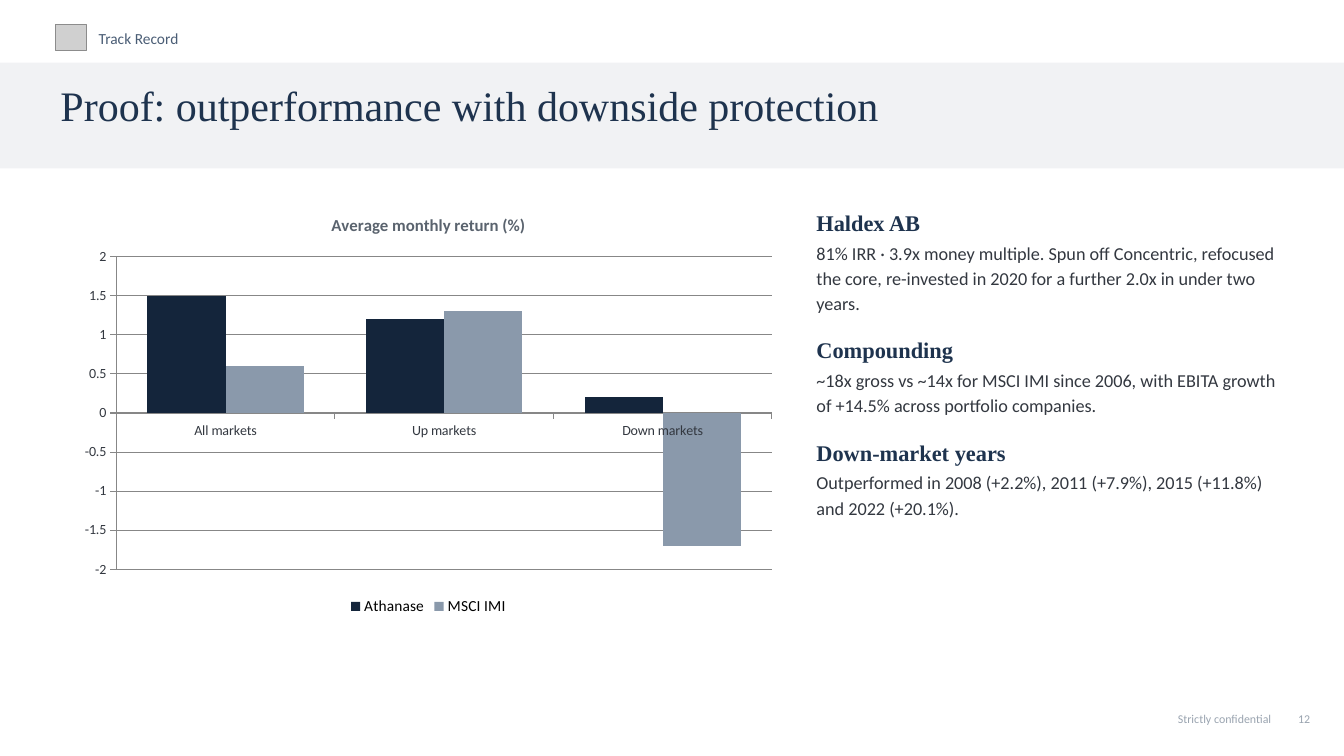
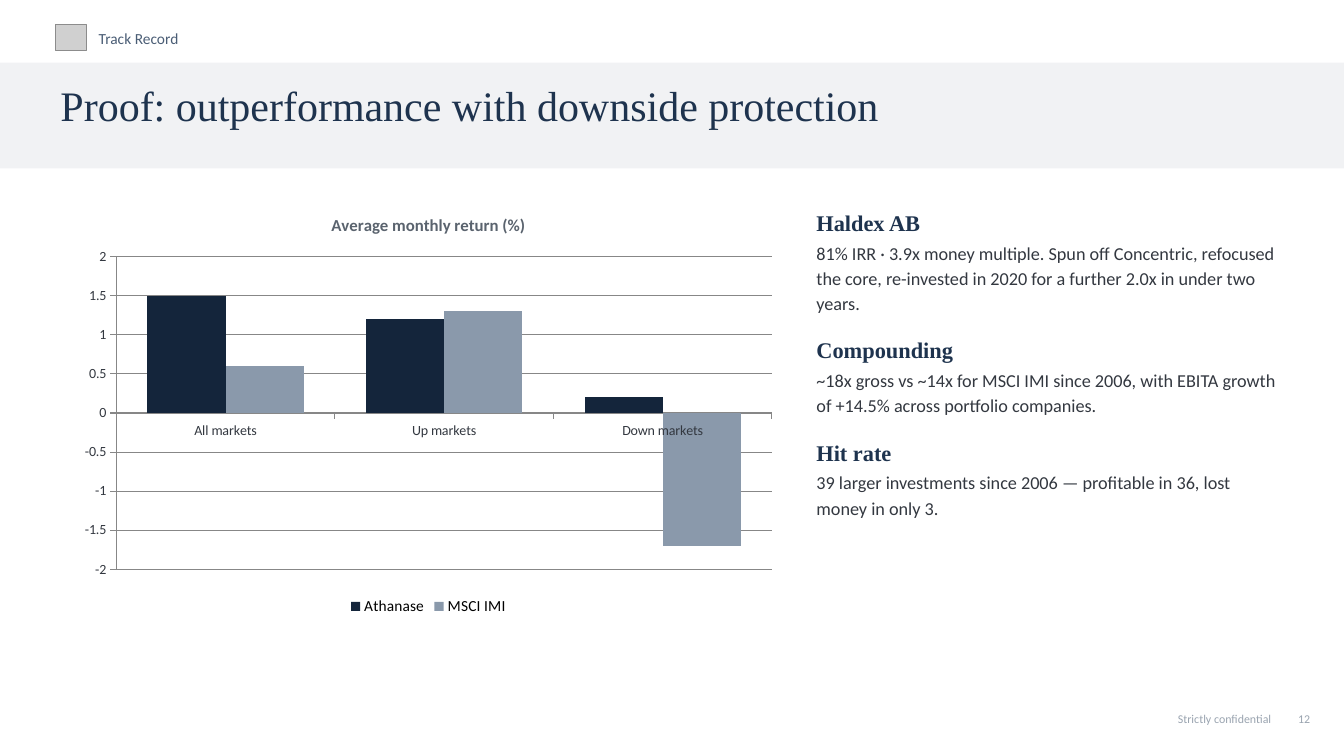
Before and after one commit to charette-lab/Claude, a slide deck: slide 15 of Athanase_Engaged_Ownership_Allocator_Deck.pptx. Drawn at 1344x756 pixels with LibreOffice and Linux fonts; fonts in the diff are those of the drawing; grey boxes stand for pictures. Boxes give left, top, right and bottom in pixels: in the first picture for what was removed or moved away, otherwise in the second. Text is boxed around its words. In the diff, an @@ line names an element or a change of style, - is before the commit and + after.

```diff
--- a/Athanase_Engaged_Ownership_Allocator_Deck.pptx
+++ b/Athanase_Engaged_Ownership_Allocator_Deck.pptx
@@ text at [816,445,1231,518]: text changed @@
-Down-market years
-Outperformed in 2008 (+2.2%), 2011 (+7.9%), 2015 (+11.8%) and 2022 (+20.1%).
+Hit rate
+39 larger investments since 2006 — profitable in 36, lost money in only 3.
```
Also in this commit, not shown: 1 other slide changed, 2 slides added, 2 other files.
